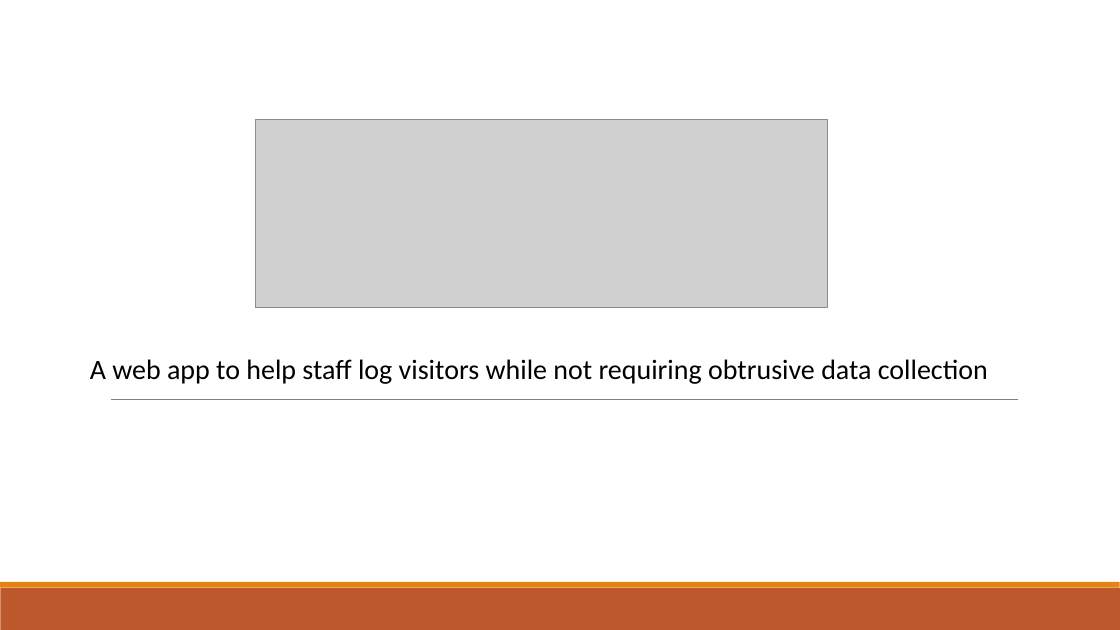
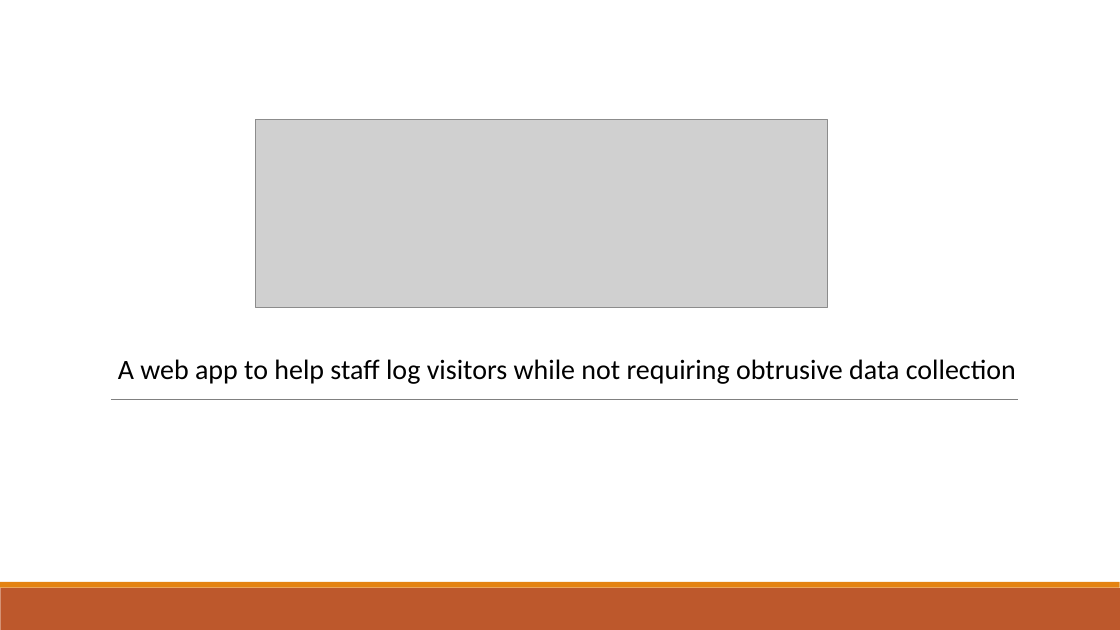
Before and after one commit to glasgow2016/team-2, a slide deck: slide 1 of presentation.pptx. Drawn at 1120x630 pixels with LibreOffice and Linux fonts; fonts in the diff are those of the drawing; grey boxes stand for pictures. Boxes give left, top, right and bottom in pixels: in the first picture for what was removed or moved away, otherwise in the second. Text is boxed around its words. In the diff, an @@ line names an element or a change of style, - is before the commit and + after.

Commit message:
Update presentation

```diff
--- a/presentation.pptx
+++ b/presentation.pptx
@@ text "A web app to help ...": place and size @@
-text "A web app to help ..." at <box>90,359,988,384</box>
+text "A web app to help ..." at <box>118,359,1016,384</box>
```
